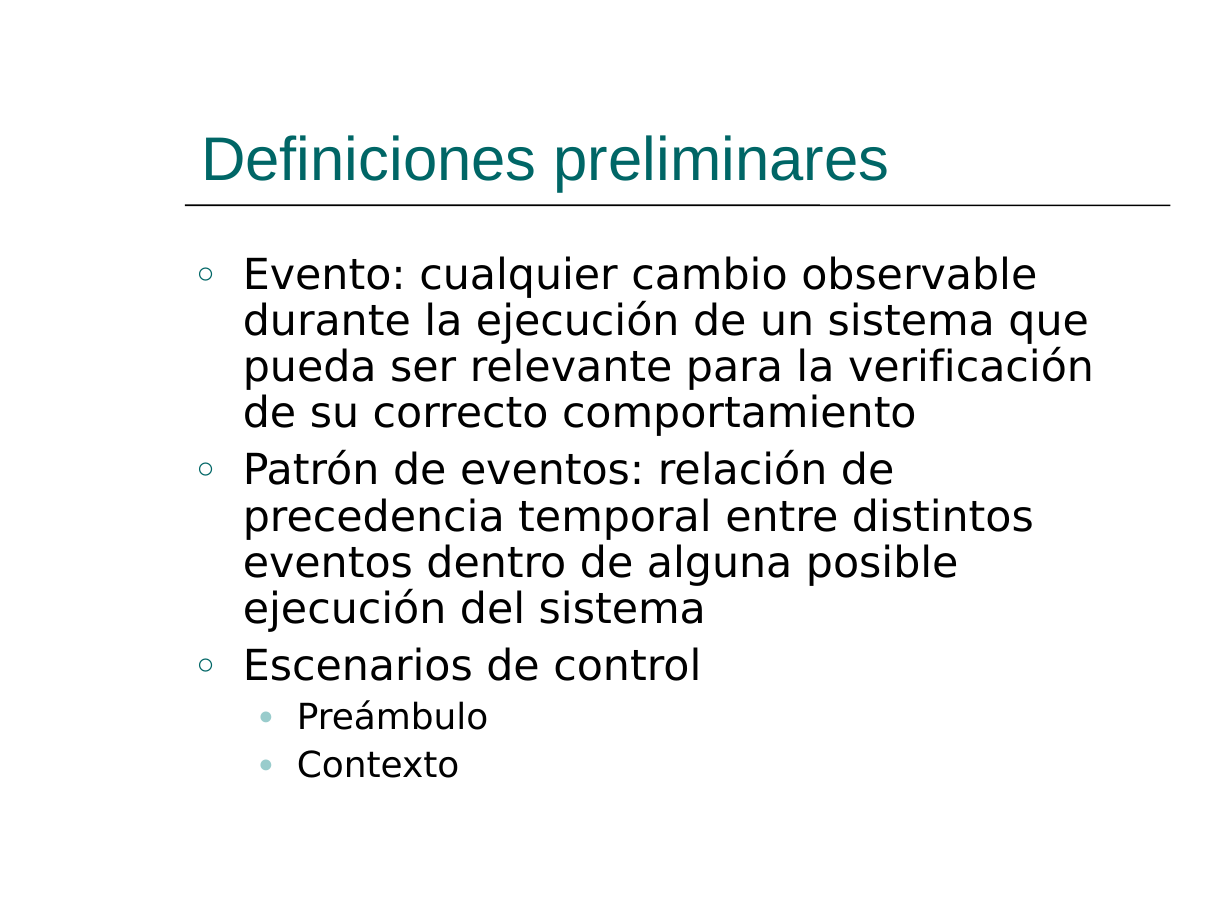
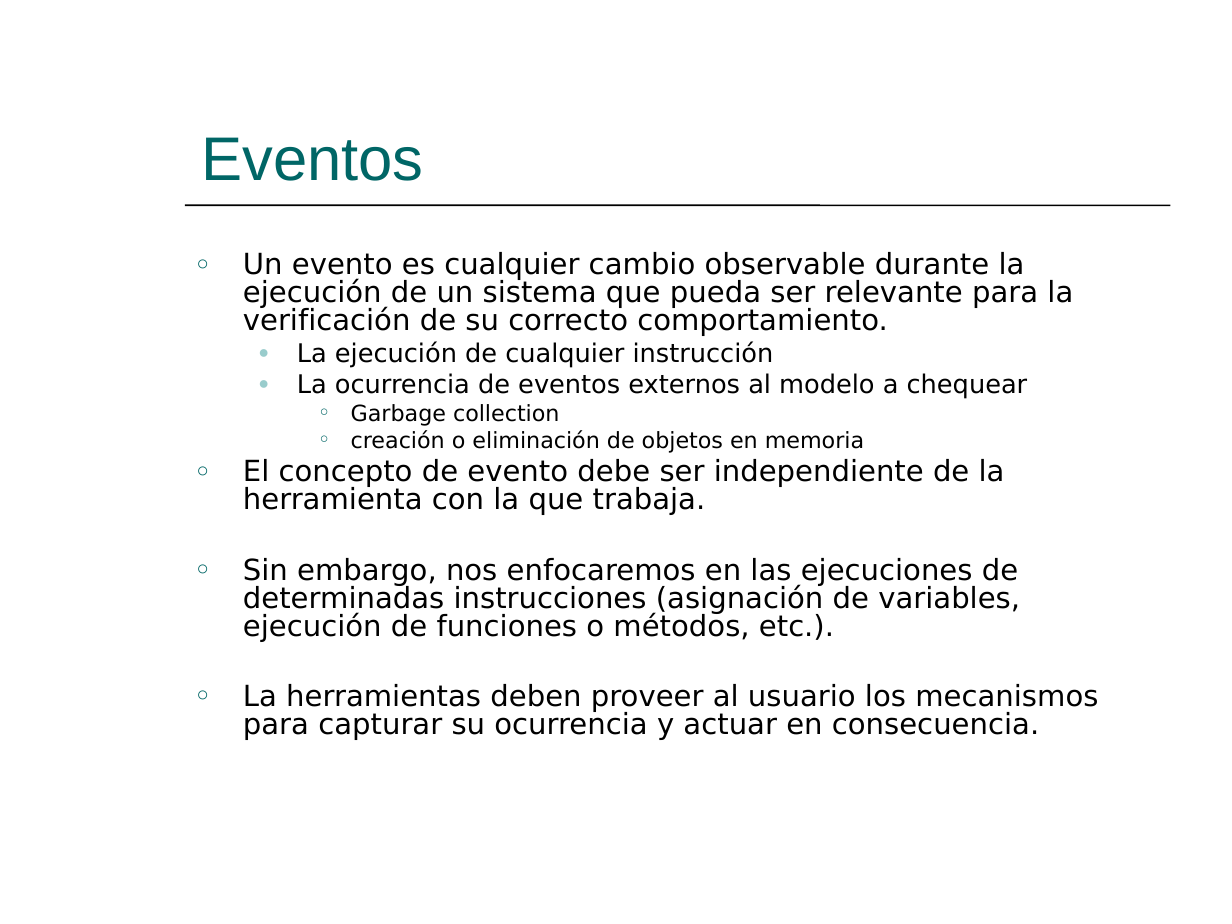
Before and after one commit to hugomelendez/tesis-jpf-2006, a slide deck: slide 10 of tesis-doc/Presentación.ppt (slide 7 before the commit). Drawn at 1232x924 pixels with LibreOffice and Linux fonts; fonts in the diff are those of the drawing. Boxes give left, top, right and bottom in pixels: in the first picture for what was removed or moved away, otherwise in the second. Text is boxed around its words. In the diff, an @@ line names an element or a change of style, - is before the commit and + after.

```diff
--- a/tesis-doc/Presentación.ppt
+++ b/tesis-doc/Presentación.ppt
@@ title at box(201, 137, 423, 181): text changed @@
-Definiciones preliminares
+Eventos
@@ text at box(243, 252, 1098, 740): text changed; size 25 to 17 pt @@
-○ Evento: cualquier cambio observable durante la ejecución de un sistema que pueda ser relevante para la verificación de su correcto comportamiento
-○ Patrón de eventos: relación de precedencia temporal entre distintos eventos dentro de alguna posible ejecución del sistema
-○ Escenarios de control
-  ● Preámbulo
-  ● Contexto
+○ Un evento es cualquier cambio observable durante la ejecución de un sistema que pueda ser relevante para la verificación de su correcto comportamiento.
+  ● La ejecución de cualquier instrucción
+  ● La ocurrencia de eventos externos al modelo a chequear
+    ○ Garbage collection
+    ○ creación o eliminación de objetos en memoria
+○ El concepto de evento debe ser independiente de la herramienta con la que trabaja.
+○ Sin embargo, nos enfocaremos en las ejecuciones de determinadas instrucciones (asignación de variables, ejecución de funciones o métodos, etc.).
+○ La herramientas deben proveer al usuario los mecanismos para capturar su ocurrencia y actuar en consecuencia.
```
Also in this commit, not shown: 6 other slides changed, 38 slides added.
